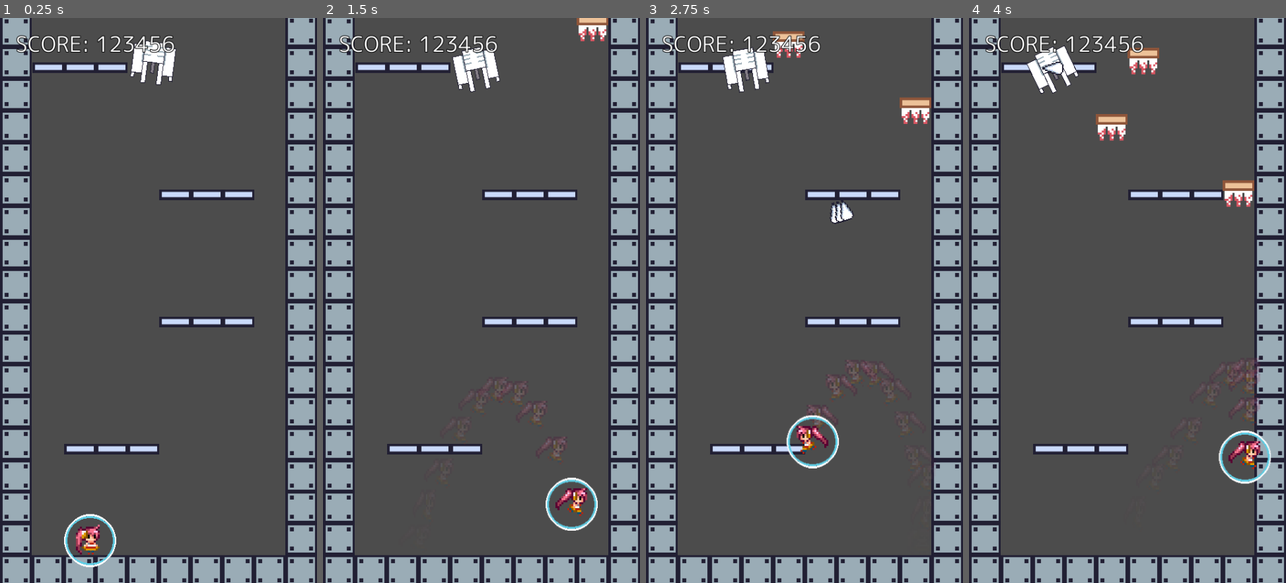
Above: before the commit, frames 1-4 (left to right).
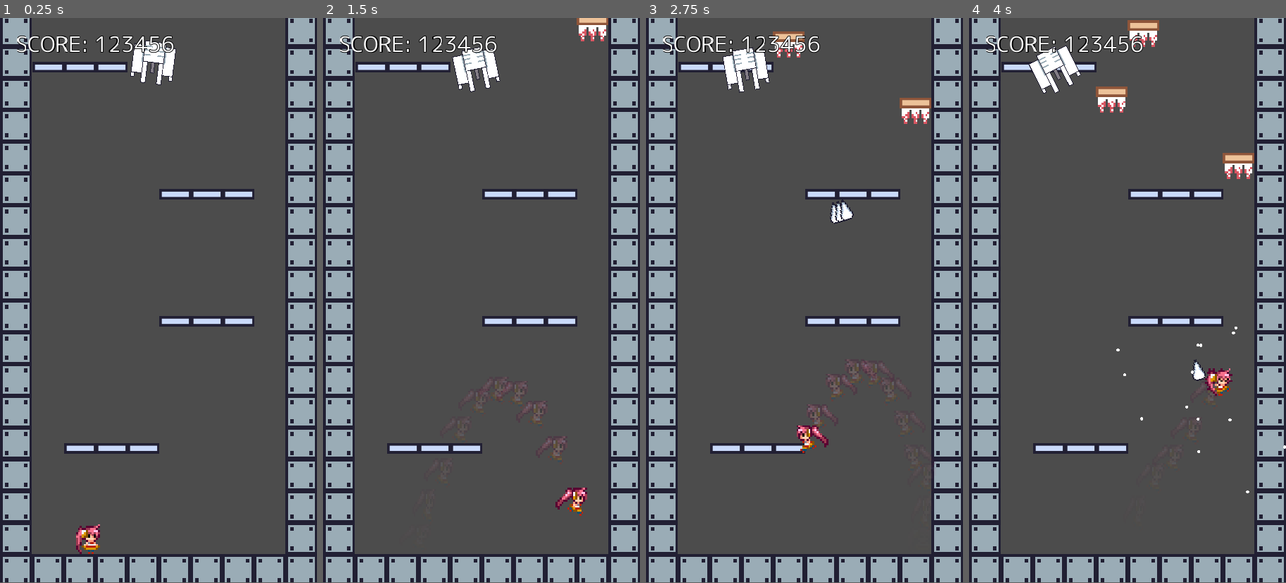
Above: after the commit, the same moments.

Repository: syun77/gd_deathroom666
Game: Godot game, scene res://Main.tscn
Two runs of this game, one before a commit and one after it. Both use one fixed random seed, a clock stepped at 60 frames per second and the inputs below.
Inputs:
- Up to frame 1 (0.25 s): no input
- Up to frame 2 (1.5 s): hold Right (ui_right) from 0.53 s (still down); tap Z (act_jump) at 0.6, 0.77, 1.07, 1.35 s
- Up to frame 3 (2.75 s): tap Z (act_jump) at 1.52, 1.82, 2.1 s; release Right (ui_right) at 2.03 s; hold Left (ui_left) from 2.03 s (still down)
- Up to frame 4 (4 s): release Left (ui_left) at 2.78 s; hold Right (ui_right) from 2.78 s (still down); tap Z (act_jump) at 2.85, 3.02, 3.32, 3.6, 3.77 s
In our replay, the window is 450x800 before the commit and 450x799 after it. These sizes can differ from the game's own. Grey fills any space a smaller window leaves; there, only what the larger window draws over its background counts as a difference.

The runs differ from the first frame. In frame 1, 4.2% of the frame differs, in the area x 0-100%, y 0-100%; in frame 2, 4.3%; in frame 3, 4.5%; in frame 4, 7.5%.

Commit message:
パーティクル実装中

Diff:
--- a/DeathRoom666/Main.gd
+++ b/DeathRoom666/Main.gd
@@ -19,7 +19,7 @@
 const OUTSIDE_OFFSET_Y = 500.0
 const DBG_OUTSIDE_OFFSET_Y = 550.0
 # タイマー関連.
-const TIMER_HIT_STOP = 0.2 # ヒットストップ.
+const TIMER_HIT_STOP = 0.5 # ヒットストップ.
 const TIMER_SHAKE = 0.5 # カメラ揺れ時間.
 
 # 状態 .
@@ -38,6 +38,7 @@
 onready var _camera = $MainCamera
 onready var _enemy = $MainLayer/Enemy
 onready var _bullet_layer = $BulletLayer
+onready var _effect_layer = $EffectLayerFront
 onready var _labelScore = $UILayer/LabelScore
 onready var _labelCaption = $UILayer/LabelCaption
 
@@ -55,12 +56,17 @@
 # private functions.
 # ------------------------------------------
 func _ready() -> void:
+	#OS.set_window_size(Vector2(160, 300))
+
 	_enemy.set_target(_player)
 	_enemy.set_camera(_camera)
 	_enemy.set_bullets(_bullet_layer)
 
 	# ランダムに足場を作る
 	_create_random_floor()
+
+	# セットアップ.
+	Common.setup(_effect_layer)
 
 ## ランダムに足場を作る
 func _create_random_floor():
--- a/DeathRoom666/Main.tscn
+++ b/DeathRoom666/Main.tscn
@@ -165,6 +165,9 @@
 [node name="BulletLayer" type="CanvasLayer" parent="."]
 follow_viewport_enable = true
 
+[node name="EffectLayerFront" type="CanvasLayer" parent="."]
+follow_viewport_enable = true
+
 [node name="UILayer" type="CanvasLayer" parent="."]
 
 [node name="LabelScore" type="Label" parent="UILayer"]
--- a/DeathRoom666/Player.gd
+++ b/DeathRoom666/Player.gd
@@ -55,6 +55,7 @@
 onready var _spr_normal = $Player
 onready var _spr_front_flip = $PlayerFrontFlip
 onready var _spr = $Player
+onready var _barrier = $Barrier
 
 # ------------------------------------
 # メンバ変数.
@@ -104,6 +105,17 @@
 # ------------------------------------
 # private function.
 # ------------------------------------
+## ready.
+func _ready() -> void:
+	# バリアを無効にしておく.
+	_enable_barrier(false)
+
+## バリアの有効フラグを設定.
+func _enable_barrier(b:bool) -> void:
+	_barrier.visible = b # 表示フラグを設定.
+	_barrier.monitoring = b # 衝突を自身が検知するかどうか.
+	_barrier.monitorable = b # 他者が衝突判定をするかどうか.
+
 ## 物理更新.
 func _physics_process(delta: float) -> void:
 	if _request_dead:
@@ -148,6 +160,11 @@
 			if _cnt_jump == 1:
 				_jump_scale = eJumpScale.JUMPING
 				_jump_scale_timer = JUMP_SCALE_TIME
+
+	if _is_front_flip():
+		_enable_barrier(true)
+	else:
+		_enable_barrier(false)
 
 ## 着地したときの処理.
 func _on_floor() -> void:
--- a/DeathRoom666/project.godot
+++ b/DeathRoom666/project.godot
@@ -7,6 +7,16 @@
 ;   param=value ; assign values to parameters
 
 config_version=4
+
+_global_script_classes=[ {
+"base": "Sprite",
+"class": "Particle",
+"language": "GDScript",
+"path": "res://src/effects/Particle.gd"
+} ]
+_global_script_class_icons={
+"Particle": ""
+}
 
 [application]
 
@@ -22,6 +32,8 @@
 
 window/size/width=480
 window/size/height=853
+window/stretch/mode="2d"
+window/stretch/aspect="keep"
 
 [gui]
 
--- a/DeathRoom666/src/bullet/Bullet.gd
+++ b/DeathRoom666/src/bullet/Bullet.gd
@@ -13,6 +13,8 @@
 
 ## 弾を消す.
 func vanish() -> void:
+	Common.start_particle(position, 1.0, Color.white)
+
 	queue_free()
 
 func _ready() -> void:
--- a/DeathRoom666/src/common/Common.gd
+++ b/DeathRoom666/src/common/Common.gd
@@ -1,5 +1,12 @@
 extends Node
+#-----------------------------------
+# preload.
+#-----------------------------------
+const ParticleObj = preload("res://src/effects/Particle.tscn")
 
+#-----------------------------------
+# 定数.
+#-----------------------------------
 # タイル関連.
 const TILE_SIZE := 48.0
 const TILE_HALF := TILE_SIZE / 2.0 # タイルの半分のサイズ.
@@ -14,3 +21,28 @@
 	BULLET = 5,
 	SHOT = 6,
 }
+
+#-----------------------------------
+# vars.
+#-----------------------------------
+var _effect_layer:CanvasLayer
+
+#-----------------------------------
+# public functions.
+#-----------------------------------
+func setup(effect_layer:CanvasLayer) -> void:
+	_effect_layer = effect_layer
+
+func add_particle() -> Particle:
+	var p = ParticleObj.instance()
+	_effect_layer.add_child(p)
+	return p
+
+func start_particle(pos:Vector2, time:float, color:Color) -> void:
+	var deg = rand_range(0, 360)
+	for i in range(8):
+		var p = add_particle()
+		p.position = pos
+		var speed = rand_range(100, 1000)
+		p.start(time, deg, speed, 0, 10, color)
+		deg += rand_range(30, 50)
--- /dev/null
+++ b/DeathRoom666/src/effects/Particle.gd
@@ -0,0 +1,32 @@
+extends Sprite
+
+class_name Particle
+
+var _velocity = Vector2.ZERO
+var _accel = Vector2.ZERO
+var _timer := 0.0
+var _timer_max := 0
+
+func start(t:float, deg:float, speed:float, ax:float, ay:float, color:Color) -> void:
+	var rad = deg2rad(deg)
+	_velocity.x = cos(rad) * speed
+	_velocity.y = -sin(rad) * speed
+	_accel.x = ax
+	_accel.y = ay
+	_timer = t
+	_timer_max = t
+
+func _process(delta: float) -> void:
+	_velocity += _accel
+	_velocity *= 0.93 # 減衰
+	position += _velocity * delta
+
+	_timer -= delta
+	if _timer <= 0:
+		queue_free()
+		return
+
+	var rate = _timer / _timer_max
+	var sc = rate
+	scale.x = sc
+	scale.y = sc
--- /dev/null
+++ b/DeathRoom666/src/effects/Particle.tscn
@@ -0,0 +1,8 @@
+[gd_scene load_steps=3 format=2]
+
+[ext_resource path="res://src/effects/Particle.gd" type="Script" id=1]
+[ext_resource path="res://assets/images/particle.png" type="Texture" id=2]
+
+[node name="Partcle" type="Sprite"]
+texture = ExtResource( 2 )
+script = ExtResource( 1 )
Binary file added: DeathRoom666/assets/images/particle.png
Not shown, added: DeathRoom666/assets/images/particle.png.import
